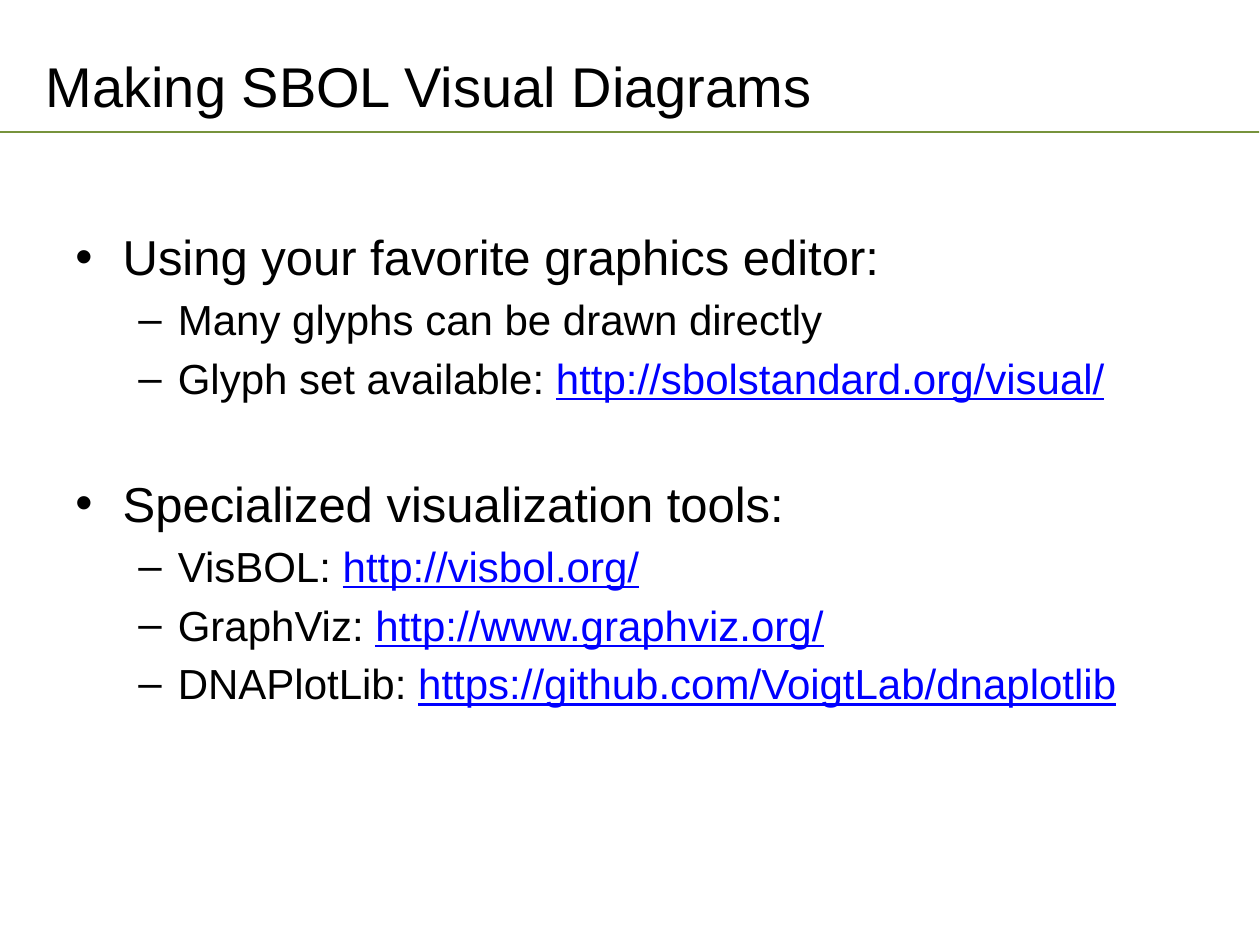
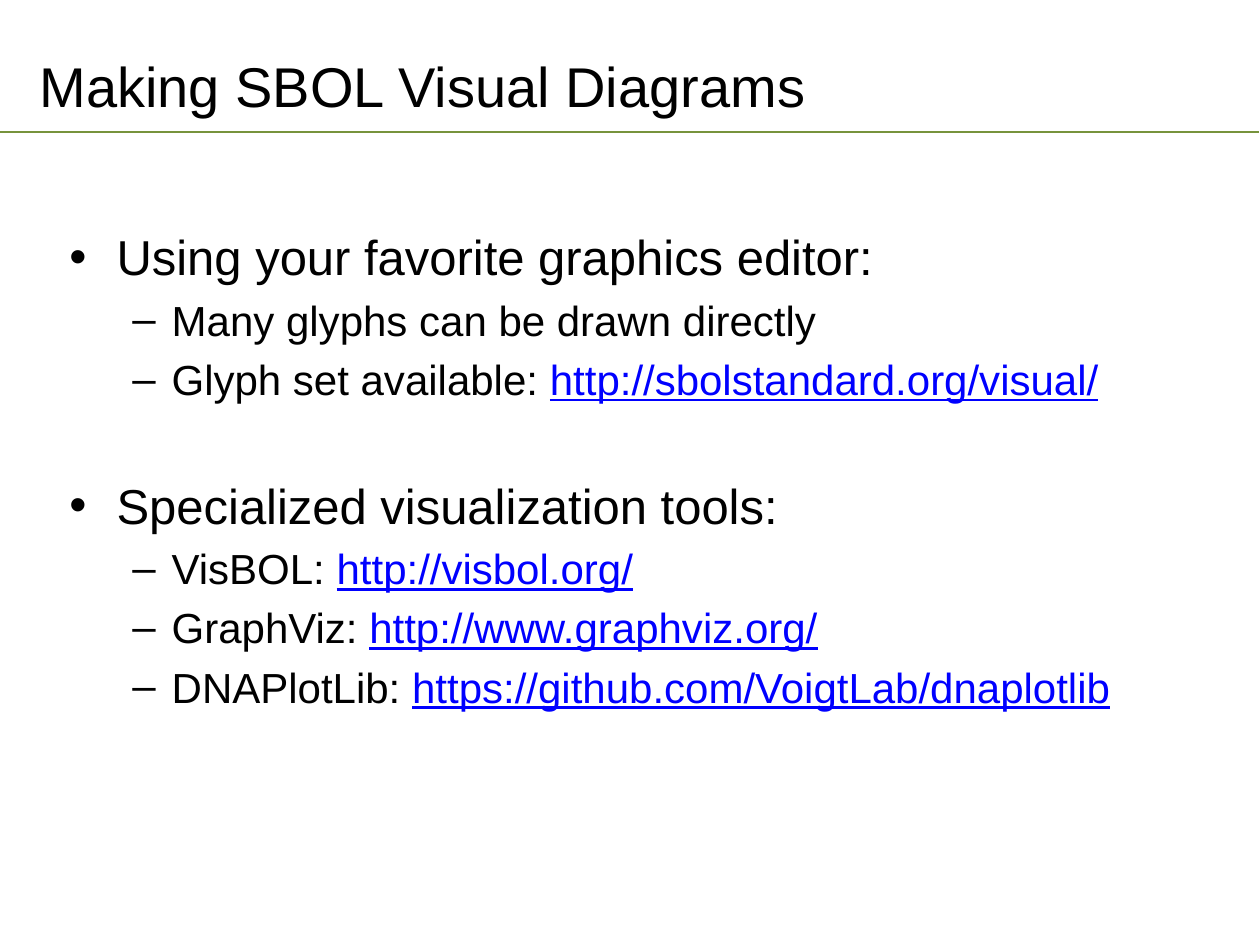
Before and after one commit to SynBioDex/SBOL-visual, a slide deck: slide 7 of SBOL Visual 3.0 Quickstart.pptx. Drawn at 1260x945 pixels with LibreOffice and Linux fonts; fonts in the diff are those of the drawing; background and template pictures are left out. Boxes give left, top, right and bottom in pixels: in the first picture for what was removed or moved away, otherwise in the second. Text is boxed around its words. In the diff, an @@ line names an element or a change of style, - is before the commit and + after.

```diff
--- a/SBOL Visual 3.0 Quickstart.pptx
+++ b/SBOL Visual 3.0 Quickstart.pptx
@@ title "Making SBOL Visual Diagrams": place and size @@
-title "Making SBOL Visual Diagrams" at (46, 66, 812, 118)
+title "Making SBOL Visual Diagrams" at (40, 66, 805, 118)
@@ text "Using your favorite graphics editor:" at (117, 239, 1110, 711): indent changed @@
```
Also in this commit, not shown: 12 other slides changed.
